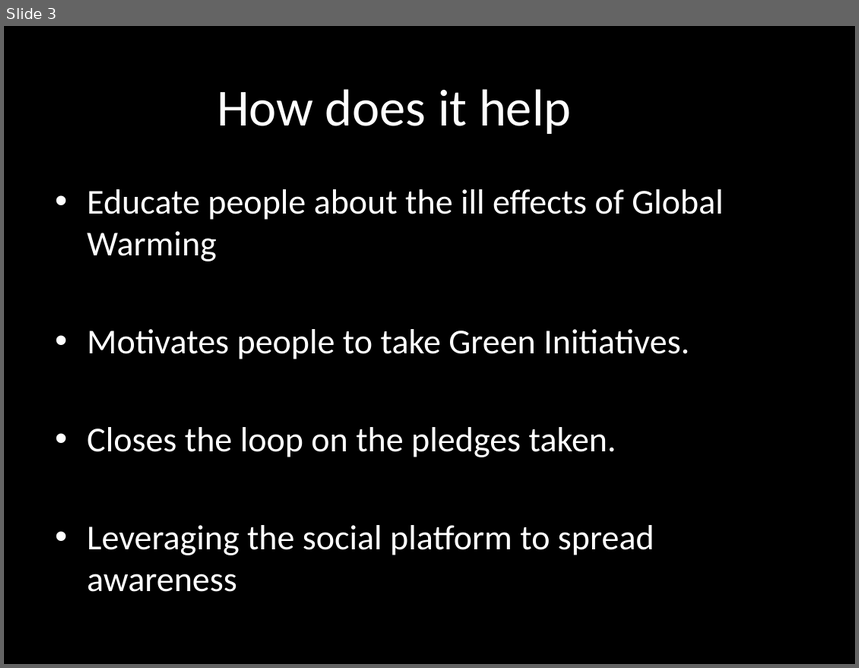
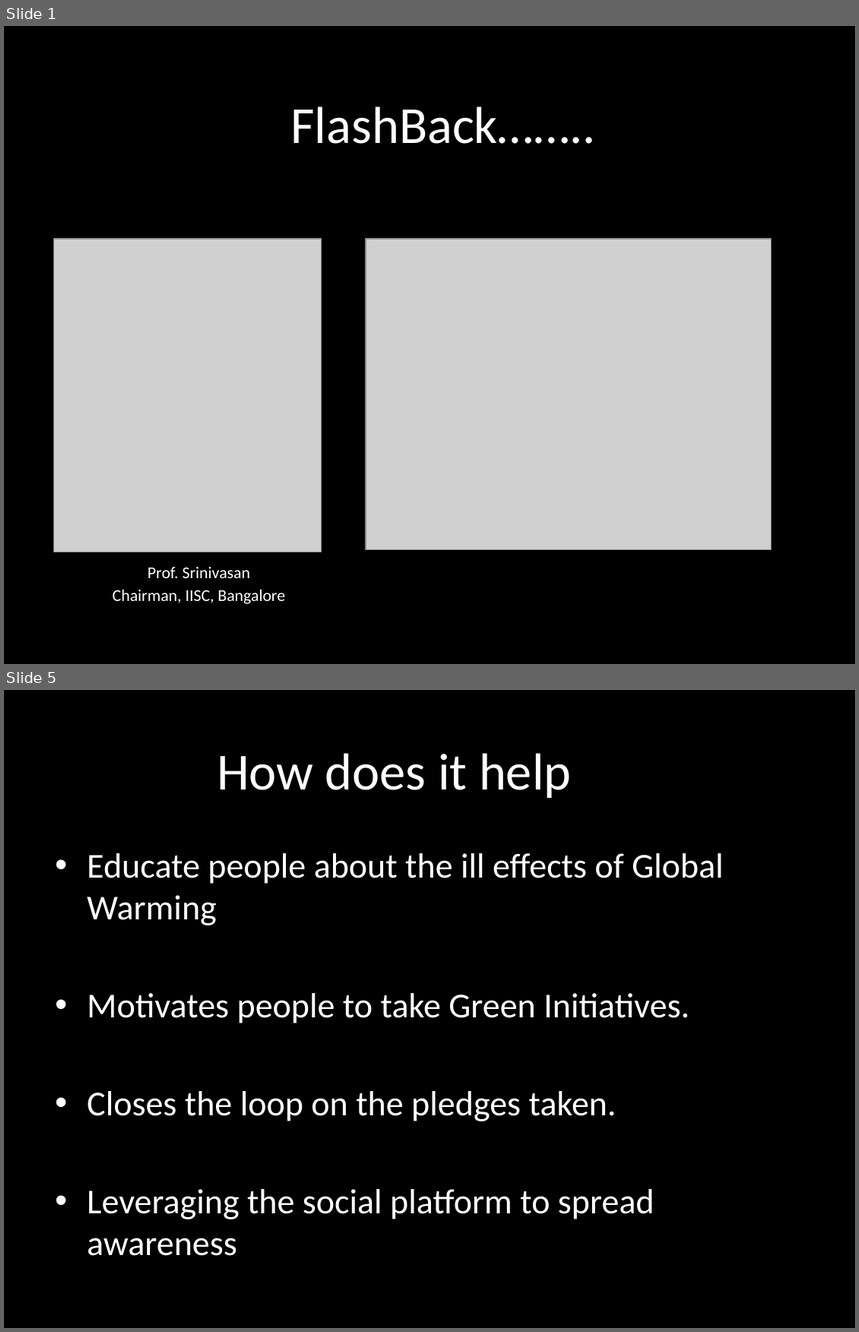
Before and after one commit to kmanish86/bhago, a slide deck: Bhago_Idea.pptx. Shown one above the other, each under a label of ours: slide 3 before the commit, slides 1 and 5 after it; the slides between them are not shown. The pictures are 859x668 and 859x1332 pixels, drawn with LibreOffice and Linux fonts; fonts in the diff are those of the drawing; grey boxes stand for pictures. Boxes give left, top, right and bottom in pixels: in the first picture for what was removed or moved away, otherwise in the second. Text is boxed around its words. In the diff, an @@ line names an element or a change of style, - is before the commit and + after.

```diff
--- a/Bhago_Idea.pptx
+++ b/Bhago_Idea.pptx
@@ slide 1 added at [4,26,855,664], background #000000 @@
@@ title added at [291,107,596,144], 44 pt, text #FFFFFF @@
+FlashBack……..
@@ picture added at [53,239,322,552] @@
@@ picture added at [366,239,771,550] @@
@@ subtitle added at [113,567,285,604], 14 pt, text #FFFFFF @@
+Prof. Srinivasan
+Chairman, IISC, Bangalore
@@ what was slide 3 is now slide 5 @@
```
Also in this commit, not shown: 2 slides changed, 1 other slide added.
